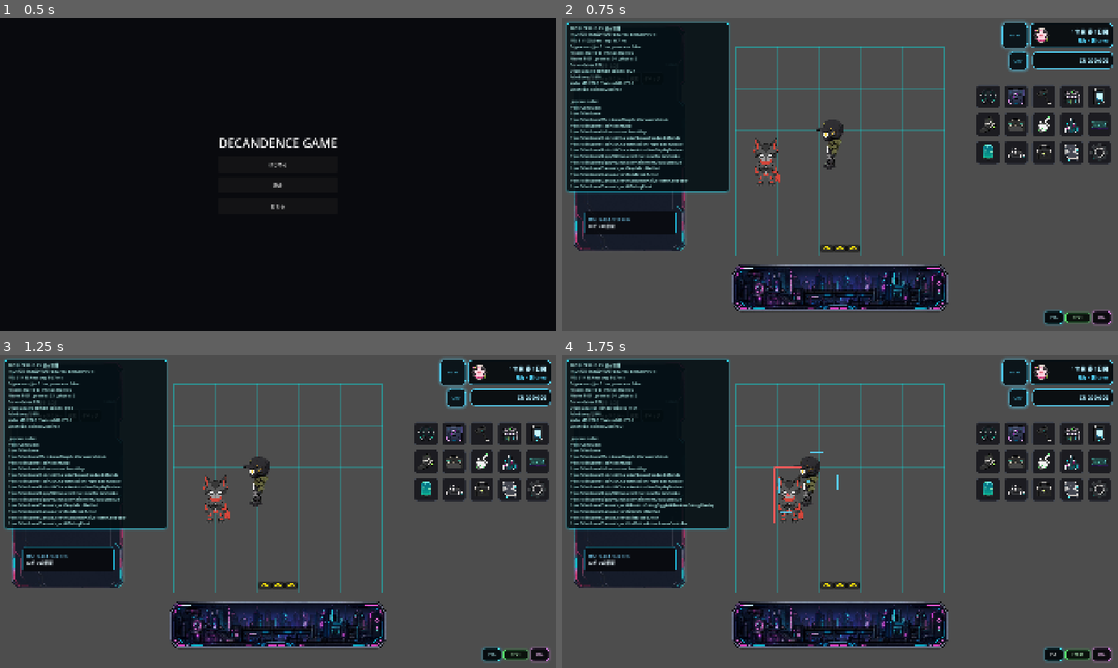
Above: before the commit, frames 1-4 (two rows, left to right).
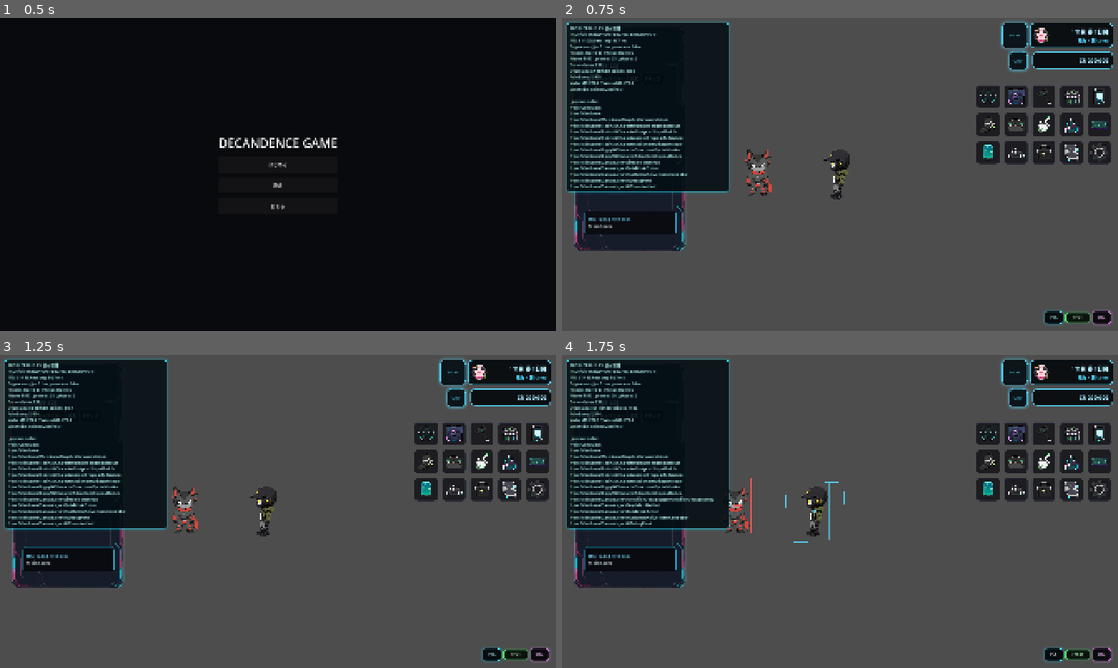
Above: after the commit, the same moments.

Repository: grimoire1089-coder/optimistic
Game: Godot game, scene res://Scenes/Boot/TitleScene.tscn
Two runs of this game, one before a commit and one after it. Both use one fixed random seed, a clock stepped at 60 frames per second and the inputs below. Sound files missing from this copy of the repository are replaced by a short silence.
Inputs:
- Up to frame 1 (0.5 s): no input
- Up to frame 2 (0.75 s): click "はじめる" at 0.5 s
- Up to frame 3 (1.25 s): no input
- Up to frame 4 (1.75 s): click "POS" at 1.25 s

Frame 1 is identical in both runs. In frame 2, 9.3% of the frame differs, in the area x 4-70%, y 9-94%; in frame 3, 9.2%; in frame 4, 9.6%.
Error after the commit: Parse Error: Identifier "safe_cell_size" not declared in the current scope. (res://Scripts/Maps/RoomMapGridModule.gd:170)

Commit message:
Make room map grid refresh event driven

Diff:
--- a/Scripts/Maps/RoomMapGridModule.gd
+++ b/Scripts/Maps/RoomMapGridModule.gd
@@ -24,8 +24,12 @@
 @export var frame_outer_glow_width: float = 24.0
 @export var frame_middle_glow_width: float = 12.0
 @export var frame_core_line_width: float = 4.0
-@export var show_ai_movement_debug_highlight: bool = false
-@export var map_state_poll_interval_seconds: float = 0.25
+@export var show_ai_movement_debug_highlight: bool = false:
+	set(value):
+		_show_ai_movement_debug_highlight = value
+		_on_ai_movement_debug_highlight_changed()
+	get:
+		return _show_ai_movement_debug_highlight
 @export var movement_debug_redraw_interval_seconds: float = 0.15
 @export var ai_movement_path_fill_color: Color = Color(0.0, 1.0, 1.0, 0.18)
 @export var ai_movement_path_border_color: Color = Color(0.0, 2.0, 2.0, 0.55)
@@ -39,34 +43,42 @@
 var _last_visual_rect := Rect2()
 var _last_grid_rect := Rect2()
 var _last_grid_size := Vector2i.ZERO
-var _map_state_poll_timer := 0.0
 var _movement_debug_redraw_timer := 0.0
+var _show_ai_movement_debug_highlight := false
 
 
 func _ready() -> void:
 	z_as_relative = false
-	_sync_map_state(true)
-	queue_redraw()
+	_connect_layout_refresh_signals()
+	_refresh_map_layout(true)
+	_sync_debug_process_enabled()
+
+
+func _exit_tree() -> void:
+	_disconnect_layout_refresh_signals()
 
 
 func _process(delta: float) -> void:
-	_map_state_poll_timer -= maxf(delta, 0.0)
-	if _map_state_poll_timer <= 0.0:
-		_map_state_poll_timer = maxf(map_state_poll_interval_seconds, 0.05)
-		if _sync_map_state(false):
-			queue_redraw()
-
-	if show_ai_movement_debug_highlight:
-		_movement_debug_redraw_timer -= maxf(delta, 0.0)
-		if _movement_debug_redraw_timer <= 0.0:
-			_movement_debug_redraw_timer = maxf(movement_debug_redraw_interval_seconds, 0.05)
-			queue_redraw()
-	else:
-		_movement_debug_redraw_timer = 0.0
+	if not show_ai_movement_debug_highlight:
+		_sync_debug_process_enabled()
+		return
+
+	_movement_debug_redraw_timer -= maxf(delta, 0.0)
+	if _movement_debug_redraw_timer <= 0.0:
+		_movement_debug_redraw_timer = maxf(movement_debug_redraw_interval_seconds, 0.05)
+		queue_redraw()
 
 
 func is_buildable() -> bool:
 	return buildable
+
+
+func refresh_map_layout(force_emit: bool = true) -> void:
+	_refresh_map_layout(force_emit)
+
+
+func set_ai_movement_debug_highlight(enabled: bool) -> void:
+	show_ai_movement_debug_highlight = enabled
 
 
 func get_visual_map_rect() -> Rect2:
@@ -155,7 +167,7 @@
 	var safe_footprint := Vector2i(maxi(footprint.x, 1), maxi(footprint.y, 1))
 	var area_position := grid_to_world_cell_position(grid_position)
 	var area_size := Vector2(float(safe_footprint.x), float(safe_footprint.y)) * _get_safe_cell_size()
-	return Rect2(area_position, area_size)
+	return Rect2(area_position, safe_cell_size)
 
 
 func world_to_grid(world_position: Vector2) -> Vector2i:
@@ -433,6 +445,55 @@
 	draw_rect(base_rect.grow(stroke_width * 0.5), color, false, stroke_width)
 
 
+func _connect_layout_refresh_signals() -> void:
+	var viewport := get_viewport()
+	if viewport != null and not viewport.size_changed.is_connected(_on_viewport_size_changed):
+		viewport.size_changed.connect(_on_viewport_size_changed)
+	if not visibility_changed.is_connected(_on_visibility_changed):
+		visibility_changed.connect(_on_visibility_changed)
+
+
+func _disconnect_layout_refresh_signals() -> void:
+	var viewport := get_viewport()
+	if viewport != null and viewport.size_changed.is_connected(_on_viewport_size_changed):
+		viewport.size_changed.disconnect(_on_viewport_size_changed)
+	if visibility_changed.is_connected(_on_visibility_changed):
+		visibility_changed.disconnect(_on_visibility_changed)
+
+
+func _on_viewport_size_changed() -> void:
+	_refresh_map_layout(true)
+
+
+func _on_visibility_changed() -> void:
+	_refresh_map_layout(true)
+	_sync_debug_process_enabled()
+
+
+func _on_ai_movement_debug_highlight_changed() -> void:
+	_movement_debug_redraw_timer = 0.0
+	_sync_debug_process_enabled()
+	if is_inside_tree():
+		queue_redraw()
+
+
+func _sync_debug_process_enabled() -> void:
+	if not is_inside_tree():
+		return
+	if show_ai_movement_debug_highlight and is_visible_in_tree():
+		set_process(true)
+		return
+	set_process(false)
+	_movement_debug_redraw_timer = 0.0
+
+
+func _refresh_map_layout(force_emit: bool) -> void:
+	if _sync_map_state(force_emit):
+		queue_redraw()
+	elif force_emit:
+		queue_redraw()
+
+
 func _sync_map_state(force_emit: bool) -> bool:
 	var visual_rect := get_visual_map_rect()
 	var grid_rect := get_grid_rect()
